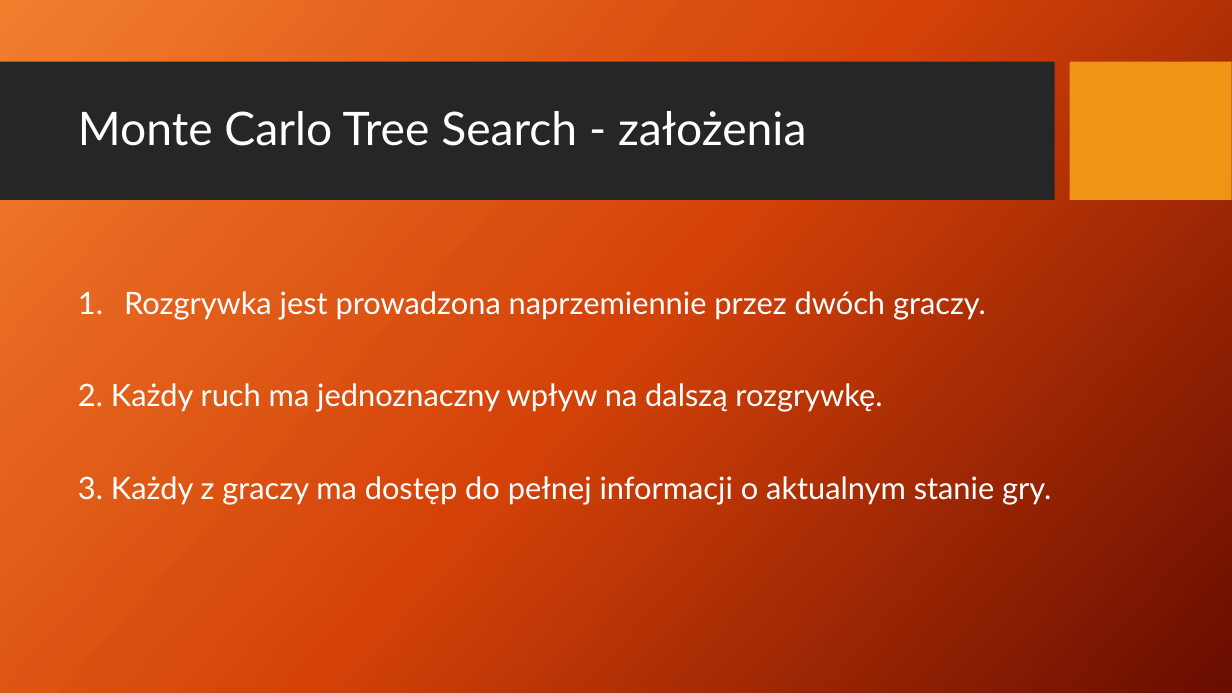
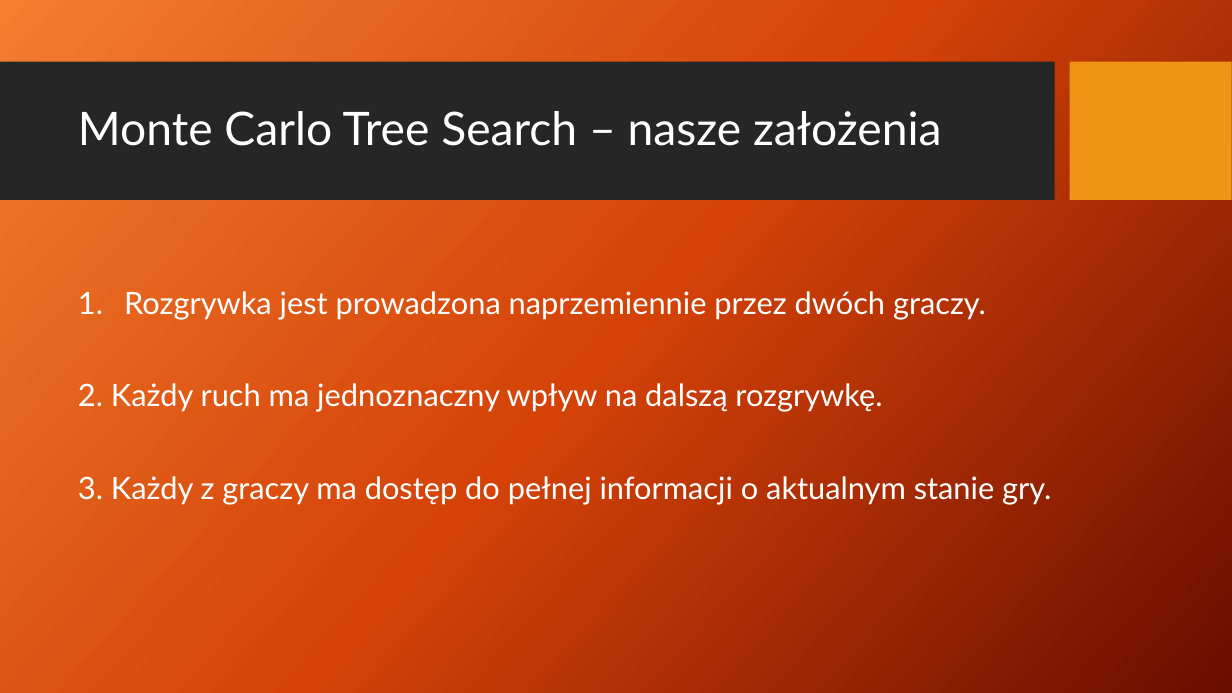
Before and after one commit to patrykf-dev/uct-visualisation-thesis, a slide deck: slide 19 of doc/prezentacja-01/UCT_visualization_presentation.pptx. Drawn at 1232x693 pixels with LibreOffice and Linux fonts; fonts in the diff are those of the drawing; background and template pictures are left out. Boxes give left, top, right and bottom in pixels: in the first picture for what was removed or moved away, otherwise in the second. Text is boxed around its words. In the diff, an @@ line names an element or a change of style, - is before the commit and + after.

Commit message:
Small fix

```diff
--- a/doc/prezentacja-01/UCT_visualization_presentation.pptx
+++ b/doc/prezentacja-01/UCT_visualization_presentation.pptx
@@ title at [78, 111, 941, 146]: text changed @@
-Monte Carlo Tree Search - założenia
+Monte Carlo Tree Search – nasze założenia
```
